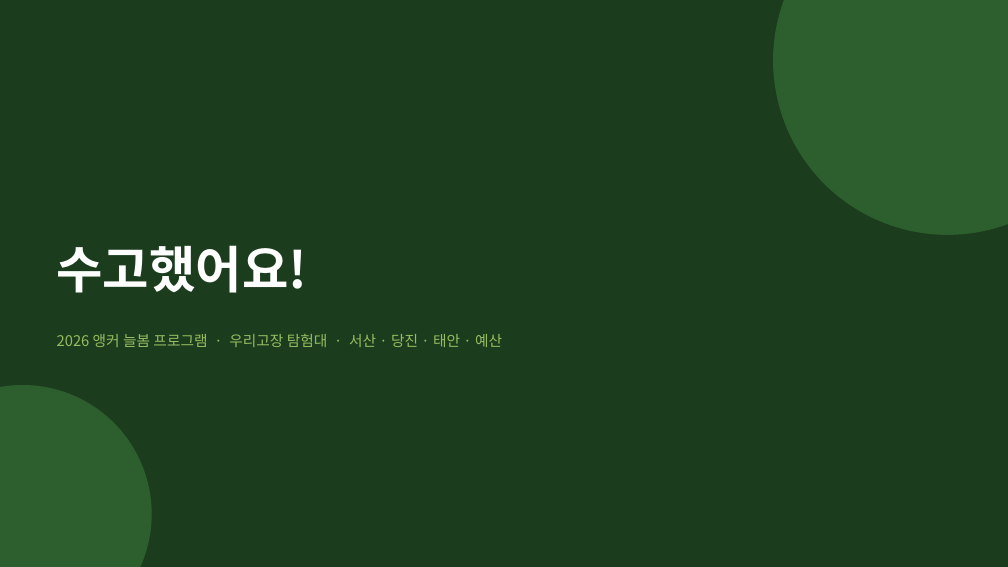
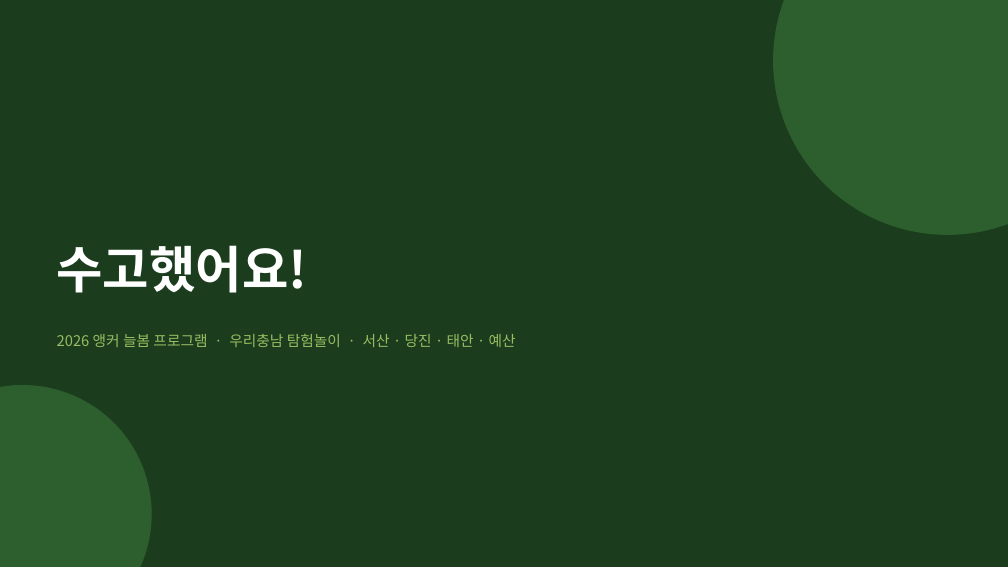
Before and after one commit to AHyeon97/work-for-AH, a slide deck: slide 26 of 우리고장 탐험대/13~16차시(서산당진태안예산)/늘봄앵커_우리고장탐험대_13~14차시(서산당진태안예산_특산물)_수업PPT.pptx. Drawn at 1008x567 pixels with LibreOffice and Linux fonts; fonts in the diff are those of the drawing. Boxes give left, top, right and bottom in pixels: in the first picture for what was removed or moved away, otherwise in the second. Text is boxed around its words. In the diff, an @@ line names an element or a change of style, - is before the commit and + after.

```diff
--- a/우리고장 탐험대/13~16차시(서산당진태안예산)/늘봄앵커_우리고장탐험대_13~14차시(서산당진태안예산_특산물)_수업PPT.pptx
+++ b/우리고장 탐험대/13~16차시(서산당진태안예산)/늘봄앵커_우리고장탐험대_13~14차시(서산당진태안예산_특산물)_수업PPT.pptx
@@ text at <box>57,334,516,347</box>: text changed @@
-2026 앵커 늘봄 프로그램 · 우리고장 탐험대 · 서산 · 당진 · 태안 · 예산
+2026 앵커 늘봄 프로그램 · 우리충남 탐험놀이 · 서산 · 당진 · 태안 · 예산
```
Also in this commit, not shown: 1 other slide changed, 20 other files.
